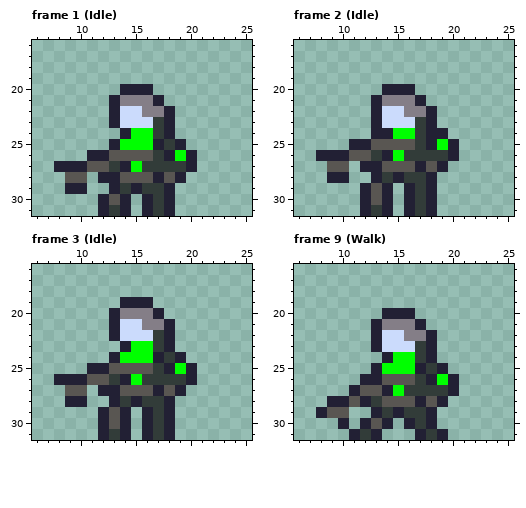
Pixel-art file: WizardsAgainstTheWorld/Assets/Sprites/Creatures/Engineer_Long.aseprite. Above: the version before the commit.
32x32 pixels, 12 frames. Shown: frame 1 (Idle): x 6..25, y 16..31; frame 2 (Idle): x 6..25, y 16..31; frame 3 (Idle): x 6..25, y 16..31; frame 9 (Walk): x 6..25, y 16..31. The commit also changed other frames, which this record leaves out.
After the commit:
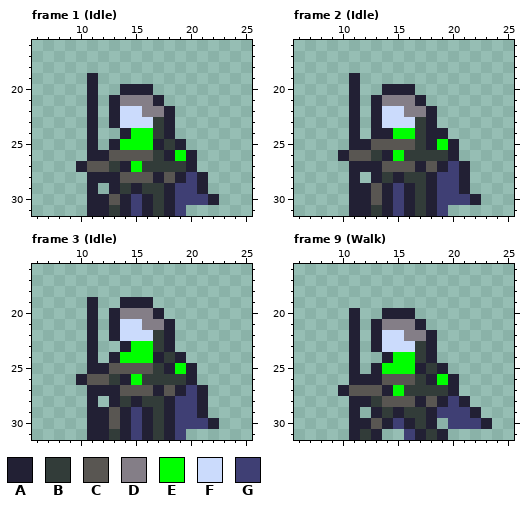
Palette (. is transparent): A #222034  B #323c39  C #595652  D #847e87  E #00ff00  F #cbdbfc  G #3f3f74
From old to new:
Frame 1 (Idle):
The edit adds colour A in rows 19 to 25 at x 11; in rows 28 to 29 at x 11 and 21; in row 30 at x 11 and 22; in row 31 at x 11.
The edit adds colour G in row 28 at x 20; in row 29 at x 19 to 20; in row 30 at x 15 and 19 to 21; in row 31 at x 15 and 19.
Colour A is removed in row 27 at x 8 to 9; in row 29 at x 9 to 10.
Colour C is removed in row 28 at x 9 to 10.
Frame 2 (Idle):
The edit adds colour A in rows 19 to 24 at x 11; in rows 27 to 29 at x 11 and 21; in row 30 at x 11 and 22; in row 31 at x 11.
The edit adds colour G in row 27 at x 20; in row 28 at x 19 to 20; in row 29 at x 15 and 19 to 20; in row 30 at x 15 and 19 to 21; in row 31 at x 15 and 19.
Colour A is removed in row 26 at x 8 to 9; in row 28 at x 9 to 10.
Colour C is removed in row 27 at x 9 to 10.
Frame 3 (Idle): the same change as frame 2 (Idle)
Frame 9 (Walk):
The edit adds colour A in rows 20 to 26 at x 11; in row 27 at x 10; in row 28 at x 21; in row 29 at x 11 and 22; in row 30 at x 11 and 23.
Colour C gives way to colour A in row 28 at x 11.
Colour A gives way to colour C in row 27 at x 11.
The edit adds colour G in row 28 at x 20; in row 29 at x 19 to 21; in row 30 at x 15 and 20 to 22; in row 31 at x 16.
Colour A is removed in row 28 at x 9 to 10; in row 29 at x 8; in row 30 at x 10.
Colour C is removed in row 29 at x 9 to 10.
Boxes around the changes in both pictures, in picture pixels (x1, y1, x2, y2):
changed: (54, 73, 98, 216)
added: (131, 172, 219, 216)
changed: (316, 73, 360, 216)
added: (393, 161, 481, 216)
changed: (54, 297, 98, 440)
added: (131, 385, 219, 440)
changed: (316, 308, 360, 429)
added: (393, 396, 492, 440)
